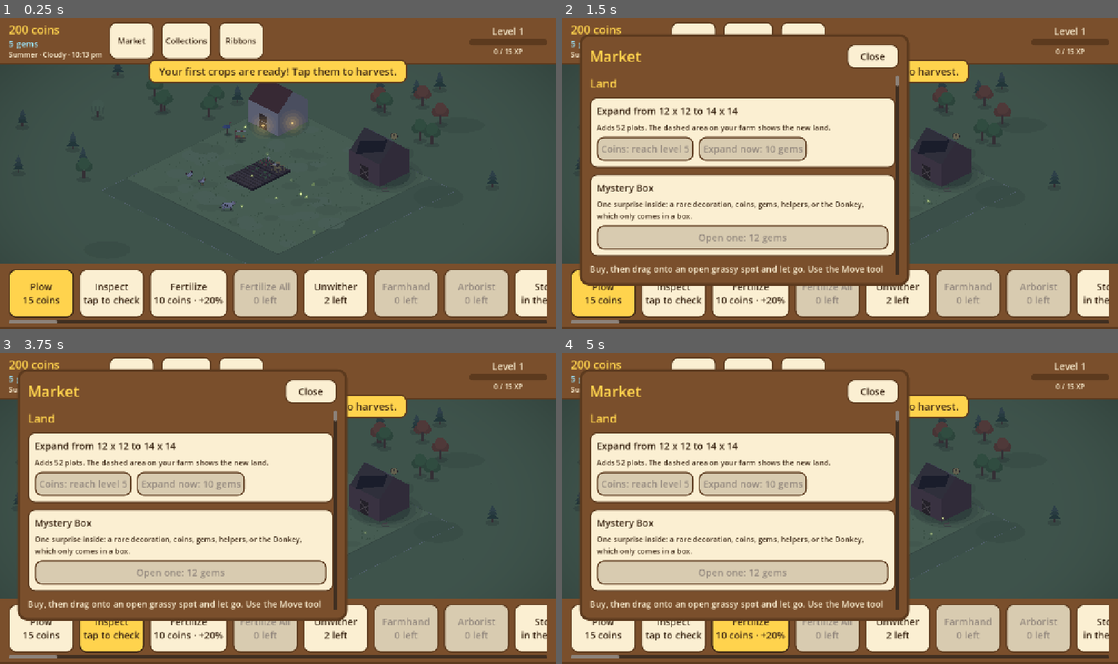
Above: before the commit, frames 1-4 (two rows, left to right).
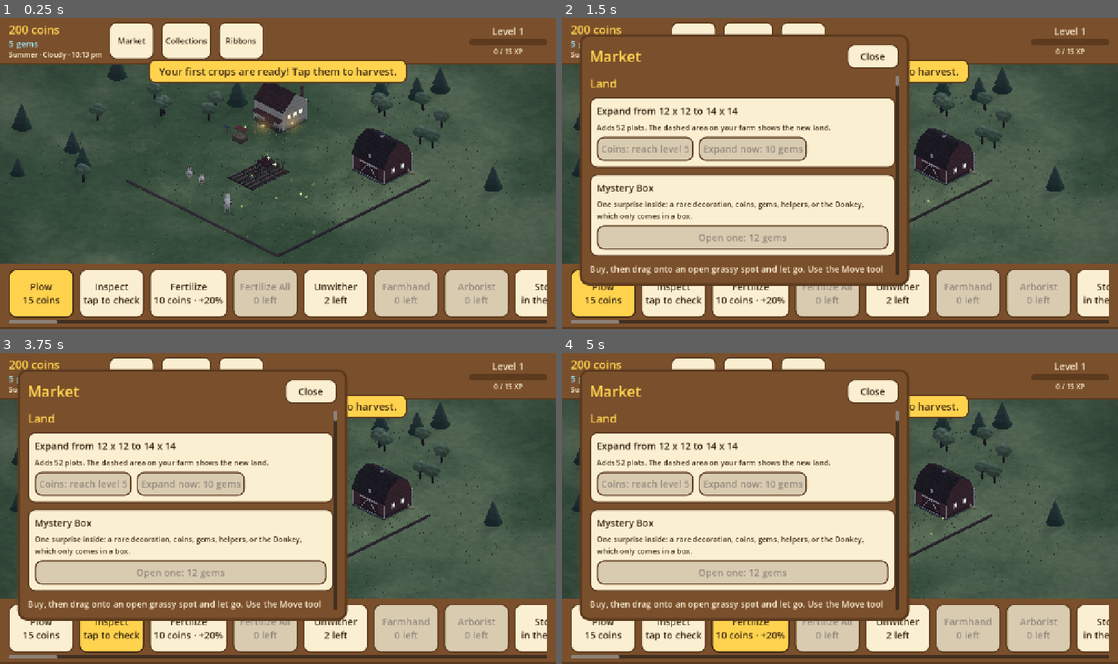
Above: after the commit, the same moments.

Repository: aniket-patra-1998/farm-game
Game: Godot game, scene res://scenes/main.tscn
Same seed, same stepped clock (60 frames per second), same inputs: the game is played once before the commit and once after it.
Inputs:
- Up to frame 1 (0.25 s): no input
- Up to frame 2 (1.5 s): click "Market" at 0.5 s; click "Collections" at 1.25 s
- Up to frame 3 (3.75 s): click "Ribbons" at 2 s; click "Plow 15 coins" at 2.75 s; click "Inspect tap to check" at 3.5 s
- Up to frame 4 (5 s): click "Fertilize 10 coins · +20%" at 4.25 s

The runs differ from the first frame. In frame 1, 5.2% of the frame differs, in the area x 1-98%, y 14-80%; in frame 2, 2.2%; in frame 3, 2.2%; in frame 4, 2.2%.

Commit message:
3D is the farm now: FarmLife owns the animals' minds, a 3D ghost for placing
- FarmLife: one AnimalBehaviour per animal, kept in step with the farm and
  updated every frame whether or not anything draws it; the 3D animals (and
  the 2D ones, where the 2D world is used) only read from it. The 2D layer
  no longer runs or draws anything in 3D; it only keeps the ready list for
  the overlay's twinkles and bubbles.
- Placing in 3D: a see-through copy of the thing follows the finger, green
  where it fits, red where it doesn't, white and lifted over a home it would
  move into; the thing being moved hides meanwhile.
- Vehicles a size up, to nearly fill their tile.
- farm/world/use_3d is on by default.

Co-Authored-By: Claude Opus 5.5 <noreply@anthropic.com>
Claude-Session: https://claude.ai/code/session_014fNSr1566M9NhC2mwnPott

Diff:
--- a/project.godot
+++ b/project.godot
@@ -25,7 +25,7 @@
 [farm]
 
 art/use_painted_art=false
-world/use_3d=false
+world/use_3d=true
 
 [input_devices]
 
--- a/scripts/farm_grid.gd
+++ b/scripts/farm_grid.gd
@@ -50,6 +50,7 @@
 var pieces: ObjectLayer
 var overlay: OverlayLayer
 var world_fx: WorldFx    # bursts and pops on the farm
+var life: FarmLife       # the animals' minds, read by the 2D and 3D worlds
 
 var fx: FxLayer          # rewards flying to the top bar (set by main)
 
@@ -69,6 +70,8 @@
 
 
 func _ready() -> void:
+	life = FarmLife.new()
+	add_child(life)
 	ground = GroundLayer.new()
 	ground.grid = self
 	ground.z_index = -3000
@@ -274,7 +277,9 @@
 				# The 3D animal has no bubble of its own: draw it over where the animal stands now.
 				var rig := AnimalRig.of(Game.item_data(o["id"]))
 				var tall := (rig.size("leg", 12.0) + rig.pair("body").y * 1.7) * Animal3D.PX * IsoProjection.HEIGHT_PX
-				AnimalArt.bubble(ci, piece.position + Vector2(0, -tall - 26.0),
+				var mind := life.mind(piece.uid)
+				var at := piece.base + (mind.offset if mind != null else Vector2.ZERO)
+				AnimalArt.bubble(ci, at + Vector2(0, -tall - 26.0),
 					AnimalArt.EGG if rig.family == "chicken" else rig.accent_color, t)
 				continue
 			var fp := Game.footprint(o["id"])
@@ -416,7 +421,8 @@
 			cap = Game.capacity(o)
 	elif it.get("kind", "") == "building":
 		cap = int(it["levels"][0])
-	PlaceholderArt.draw_object(ci, it, corners, false, level, inside, cap)
+	if not pieces.three_d:  # in 3D, Objects3D shows a see-through model instead
+		PlaceholderArt.draw_object(ci, it, corners, false, level, inside, cap)
 
 
 
--- a/scripts/main.gd
+++ b/scripts/main.gd
@@ -105,7 +105,9 @@
 	light.color = Color.WHITE
 	grid.pieces.three_d = true
 	grid.pieces.sync()
-	grid.pieces.redraw_all()
+	# The 2D pieces now only keep the list of ready things for the overlay: nothing to draw or animate.
+	grid.pieces.visible = false
+	grid.pieces.set_process(false)
 
 
 ## Zoom so the whole farm fits between the top bar and the toolbar,
--- /dev/null
+++ b/scripts/world/farm_life.gd
@@ -0,0 +1,58 @@
+class_name FarmLife
+extends Node
+## The minds of the farm's animals: one AnimalBehaviour per animal (and stray) on the farm, kept in step
+## with Game.objects and updated every frame, whether or not anything draws them. The 3D animals (and the
+## 2D ones, where the 2D world is used) only read from here, so there's one place where an animal decides
+## what to do, and drawing it never changes that.
+
+const WANDER := 0.22   # how far an animal strays from its tile centre, in tiles
+
+var _minds := {}       # uid -> {"mind": AnimalBehaviour, "key": String}
+var _queued := false
+
+
+func _ready() -> void:
+	Game.objects_changed.connect(queue_sync)
+	sync()
+
+
+static func lives(o: Dictionary) -> bool:
+	return o.get("stray", false) or Game.kind_of(o) == "animal"
+
+
+func queue_sync() -> void:
+	if not _queued:
+		_queued = true
+		sync.call_deferred()
+
+
+## A new animal, or one moved to a new spot or turned into another (a calf grown up), starts afresh there,
+## on its own beat (seeded by its uid, so the farm moves the same way each time it loads).
+func sync() -> void:
+	_queued = false
+	var seen := {}
+	for o in Game.objects:
+		if not lives(o):
+			continue
+		var uid := int(o["uid"])
+		seen[uid] = true
+		var key := "%s|%d|%d" % [o["id"], int(o["row"]), int(o["col"])]
+		var m: Dictionary = _minds.get(uid, {})
+		if m.get("key", "") == key:
+			continue
+		var mind := AnimalBehaviour.new(AnimalRig.of(Game.item_data(o["id"])), uid * 7919,
+			Vector2(WANDER * FarmGrid.TILE_W / 2.0, WANDER * FarmGrid.TILE_H / 2.0))
+		_minds[uid] = {"mind": mind, "key": key}
+	for uid in _minds.keys():
+		if not seen.has(uid):
+			_minds.erase(uid)
+
+
+func mind(uid: int) -> AnimalBehaviour:
+	var m: Dictionary = _minds.get(uid, {})
+	return m.get("mind")
+
+
+func _process(delta: float) -> void:
+	for m in _minds.values():
+		(m["mind"] as AnimalBehaviour).update(delta)
--- a/scripts/world/farm_piece.gd
+++ b/scripts/world/farm_piece.gd
@@ -35,6 +35,11 @@
 func _set_lift(v: float) -> void:
 	lift = v
 	_apply_pose()
+
+
+## Nothing to reset in the piece itself: a moved animal gets a fresh mind from FarmLife.
+func wander_reset() -> void:
+	redraw_wait = 0.0
 
 
 func is_animal() -> bool:
--- a/scripts/world/object_layer.gd
+++ b/scripts/world/object_layer.gd
@@ -10,7 +10,6 @@
 
 const Z_BASE := -2000   # pieces sit below the overlay and effects (z >= 0) and above the ground
 
-const WANDER := 0.22      # how far an animal strays from its tile centre, in tiles
 const CULL_MARGIN := 120.0  # px around the screen within which animals keep redrawing
 const FULL_RATE_ZOOM := 0.55  # zoomed out further than this, animals redraw every other frame
 const IDLE_REDRAW := 1.0 / 20.0  # seconds between redraws of an animal standing still
@@ -204,12 +203,10 @@
 		var moved := new_base != p.base
 		p.base = new_base
 		p.motion = motion_of(o)
-		if p.is_animal() and (moved or p.animal == null or p.animal.rig != AnimalRig.of(Game.item_data(o["id"]))):
-			# A new animal, or one moved to a new spot: it starts afresh there, on its own beat.
-			p.animal = AnimalBehaviour.new(AnimalRig.of(Game.item_data(o["id"])), int(o["uid"]) * 7919,
-				Vector2(WANDER * FarmGrid.TILE_W / 2.0, WANDER * FarmGrid.TILE_H / 2.0))
-		elif not p.is_animal():
-			p.animal = null
+		if moved:
+			p.wander_reset()
+		# Its mind lives in FarmLife (shared with the 3D world); the piece only draws it.
+		p.animal = grid.life.mind(int(o["uid"])) if p.is_animal() else null
 		p.flip = -1.0 if o.get("flip", false) else 1.0
 		p.visible = not (three_d and Objects3D.handles(o))
 	p._apply_pose()
@@ -258,8 +255,7 @@
 ## Moves an animal by its behaviour and redraws it in its new pose. Off screen it keeps living (so it
 ## isn't frozen when scrolled to) but isn't redrawn; zoomed far out, it redraws on alternate frames.
 func _animate_animal(p: FarmPiece, delta: float, view: Rect2, redraw: bool) -> void:
-	var a := p.animal
-	a.update(delta)
+	var a := p.animal  # FarmLife updates the mind; this only follows it
 	p.position = p.base + a.offset - Vector2(0, p.lift)
 	# Turning: the facing eases through zero, so the body narrows and widens the other way. Never quite
 	# zero, which would make the node's transform impossible to invert.
--- a/scripts/world3d/farm_3d.gd
+++ b/scripts/world3d/farm_3d.gd
@@ -65,7 +65,8 @@
 	crops = Crops3D.new()
 	add_child(crops)
 	objects = Objects3D.new()
-	objects.pieces = grid.pieces if grid != null else null
+	objects.life = grid.life if grid != null else null
+	objects.grid = grid
 	add_child(objects)
 	Game.plot_changed.connect(func(_i: int) -> void: _plots_changed())
 	Game.farm_expanded.connect(func(_n: int) -> void:
--- a/scripts/world3d/objects_3d.gd
+++ b/scripts/world3d/objects_3d.gd
@@ -8,10 +8,14 @@
 const SCENERY_Y := -Ground3D.SLAB
 const PINE := Color("#2f6b3a")
 
-var pieces: ObjectLayer  # the 2D layer, whose animals' minds (AnimalBehaviour) the 3D animals share
+var life: FarmLife  # the animals' minds (shared with the 2D world)
+var grid: FarmGrid  # for what's being placed: its ghost follows the finger, and the thing being moved hides
 
 var _views := {}   # uid -> {"node": Node3D, "key": String}
 var _animals: Array[Animal3D] = []
+var _ghost: Node3D
+var _ghost_key := ""
+var _lifted := -1
 var _queued := false
 var _scenery: Node3D
 
@@ -68,6 +72,7 @@
 
 ## Animals move every frame, with their 2D twin's mind; those off screen keep their place but aren't posed.
 func _process(delta: float) -> void:
+	_update_placing()
 	var cam := get_viewport().get_camera_3d()
 	for a in _animals:
 		if not is_instance_valid(a):
@@ -79,10 +84,7 @@
 
 
 func _mind_of(a: Animal3D) -> AnimalBehaviour:
-	if pieces == null:
-		return null
-	var p: FarmPiece = pieces.pieces.get("o%d" % int(a.get_meta("uid", -1)))
-	return p.animal if p != null else null
+	return life.mind(int(a.get_meta("uid", -1))) if life != null else null
 
 
 ## What a view shows: when this changes, it's rebuilt.
@@ -153,3 +155,75 @@
 		var y := (0.15 + 0.28 * k) * size
 		var r := (0.42 - 0.1 * k) * size
 		ModelKit.cylinder(root, Vector3(0, y, 0), r, 0.5 * size, ModelKit.paint(PINE.lightened(0.07 * k)), 0.0, 9)
+
+
+# ---------------------------------------------------------------- placing
+
+
+## While something is being placed: a see-through copy of it follows the finger, green where it fits and
+## red where it doesn't (or soft white over a home it would move into), and the thing being moved hides.
+func _update_placing() -> void:
+	var placing: Dictionary = grid.placing if grid != null else {}
+	var lifted := int(placing.get("uid", -1))
+	if lifted != _lifted:
+		_show(_lifted, true)
+		_show(lifted, false)
+		_lifted = lifted
+	if placing.is_empty() or int(placing.get("row", -1)) < 0:
+		_clear_ghost()
+		return
+	var item := str(placing["item"])
+	var row := int(placing["row"])
+	var col := int(placing["col"])
+	var home := int(placing.get("home", -1)) != -1
+	var ok := home or Game.can_place(item, row, col, lifted)
+	var key := "%s|%s|%s" % [item, ok, home]
+	if key != _ghost_key:
+		_clear_ghost()
+		_ghost_key = key
+		var fake := {"uid": -1, "id": item, "row": 0, "col": 0, "level": 1}
+		if lifted != -1:
+			fake = Game.object_by_uid(lifted).duplicate()
+			fake["row"] = 0
+			fake["col"] = 0
+		_ghost = _build(fake)
+		if _ghost is Animal3D:
+			_ghost.set_meta("uid", -1)  # a ghost has no mind: it stands still
+		_tint(_ghost, Color(1, 1, 1, 0.5) if home else (Color(0.5, 1.0, 0.5, 0.6) if ok else Color(1.0, 0.4, 0.35, 0.6)))
+		add_child(_ghost)
+	var fp := Game.footprint(item)
+	var lift := 0.25 if home else 0.0  # hovering over a home, it floats just above it
+	if _ghost is Animal3D:
+		(_ghost as Animal3D).home = Vector3(col + fp.x / 2.0, lift, row + fp.y / 2.0)
+		_ghost.position = (_ghost as Animal3D).home
+	else:
+		_ghost.position = Vector3(col, lift, row)
+
+
+func _clear_ghost() -> void:
+	if _ghost != null:
+		_ghost.queue_free()
+		_ghost = null
+	_ghost_key = ""
+
+
+func _show(uid: int, on: bool) -> void:
+	var v: Dictionary = _views.get(uid, {})
+	if v.has("node"):
+		(v["node"] as Node3D).visible = on
+
+
+static func _tint(node: Node, col: Color) -> void:
+	var m := StandardMaterial3D.new()
+	m.albedo_color = col
+	m.transparency = BaseMaterial3D.TRANSPARENCY_ALPHA
+	m.shading_mode = BaseMaterial3D.SHADING_MODE_UNSHADED
+	_tint_with(node, m)
+
+
+static func _tint_with(node: Node, m: Material) -> void:
+	if node is GeometryInstance3D:
+		(node as GeometryInstance3D).material_override = m
+		(node as GeometryInstance3D).cast_shadow = GeometryInstance3D.SHADOW_CASTING_SETTING_OFF
+	for c in node.get_children():
+		_tint_with(c, m)
--- a/scripts/world3d/vehicle_model.gd
+++ b/scripts/world3d/vehicle_model.gd
@@ -10,12 +10,14 @@
 const RIM := Color("#e8d27a")
 const METAL := Color("#b9c0c4")
 const SEAT := Color("#3a3a3a")
+const SCALE := 1.45  # modelled at a little over half a tile; on the farm a vehicle nearly fills its tile
 
 
 static func build(it: Dictionary, chassis := false) -> Node3D:
 	var root := Node3D.new()
 	var body := Node3D.new()
 	body.position = Vector3(0.5, 0, 0.5)
+	body.scale = Vector3.ONE * SCALE
 	root.add_child(body)
 	var col := Color.html(str(it.get("color", "#c0392b")))
 	if chassis:
--- a/tests/shots.gd
+++ b/tests/shots.gd
@@ -142,7 +142,7 @@
 		for v in (objects_layer.get("pieces") as Dictionary).values():
 			var fp := v as FarmPiece
 			if fp.animal != null:
-				fp.animal.update(1.0 / 60.0)
+				fp.animal.update(1.0 / 60.0)  # the same minds FarmLife updates
 		behaviour_us += Time.get_ticks_usec() - t1
 	print("PERF behaviour_all_us=%.1f" % (behaviour_us / 30.0))
 	objects_layer.process_mode = Node.PROCESS_MODE_DISABLED
